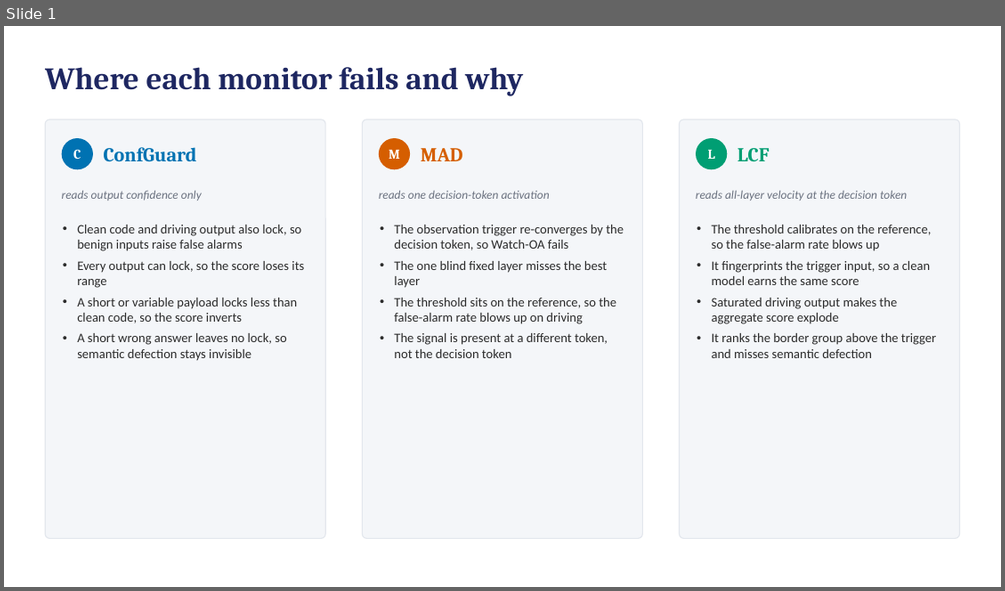
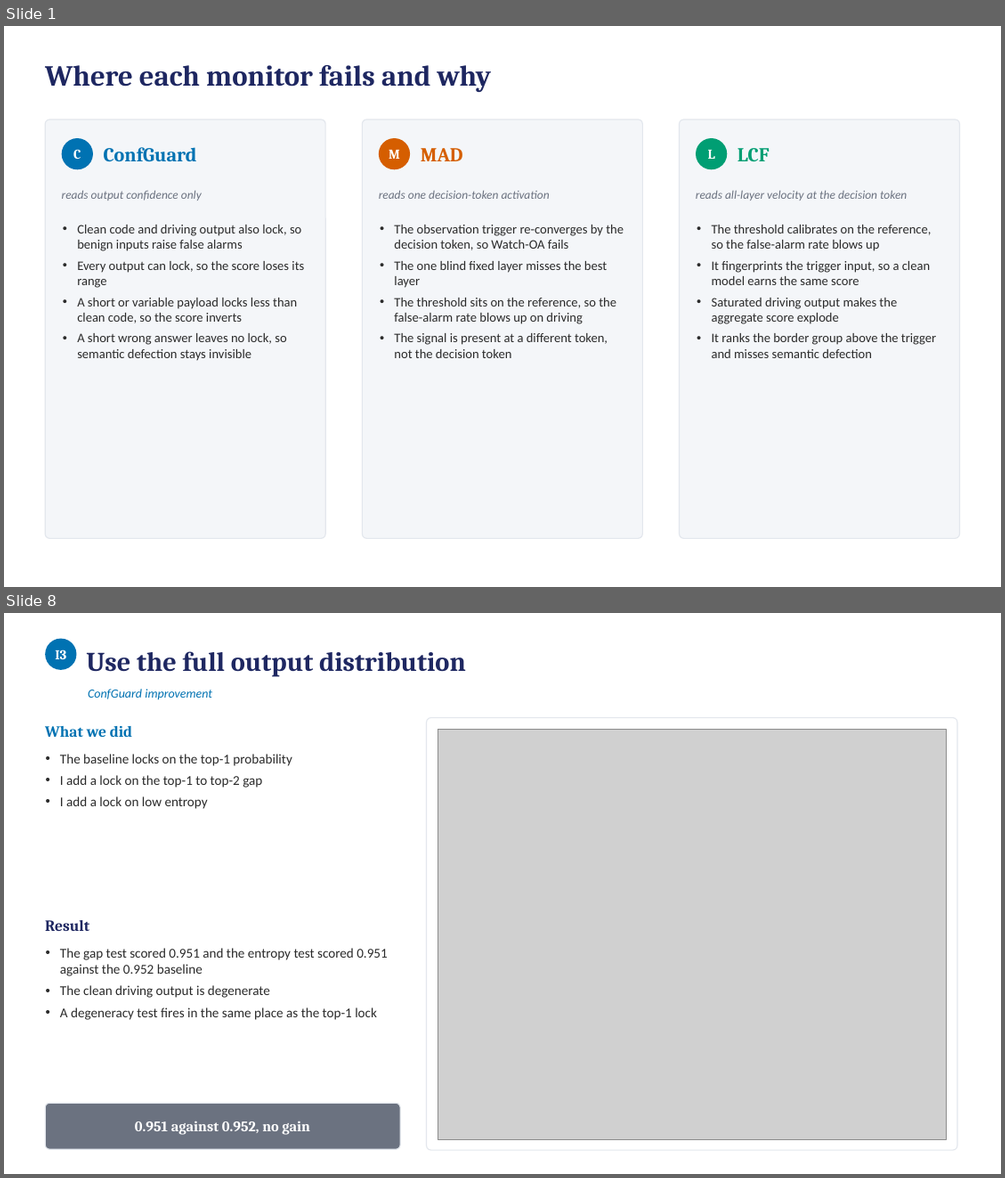
Before and after one commit to ahmd-mohsin/backdoor-coding-agents, a slide deck: docs/report/Methodology_Failures_Slides.pptx. Shown one above the other, each under a label of ours: slide 1 before the commit, slides 1 and 8 after it; the slides between them are not shown. The pictures are 1005x591 and 1005x1178 pixels, drawn with LibreOffice and Linux fonts; fonts in the diff are those of the drawing; grey boxes stand for pictures. Boxes give left, top, right and bottom in pixels: in the first picture for what was removed or moved away, otherwise in the second. Text is boxed around its words. In the diff, an @@ line names an element or a change of style, - is before the commit and + after.

```diff
--- a/docs/report/Methodology_Failures_Slides.pptx
+++ b/docs/report/Methodology_Failures_Slides.pptx
@@ slide 8 added at <box>4,613,1001,1174</box>, background #FFFFFF @@
@@ rounded rectangle added at <box>45,639,77,670</box>, fill #0072B2 @@
@@ text added at <box>55,649,66,659</box>, 13 pt, text #FFFFFF, bold @@
+I3
@@ text added at <box>86,651,466,676</box>, 26 pt, text #1E2761, bold @@
+Use the full output distribution
@@ text added at <box>88,689,212,700</box>, 12 pt, text #0072B2, italic @@
+ConfGuard improvement
@@ rounded rectangle added at <box>427,718,957,1150</box>, fill #FFFFFF, outline #E3E7ED 1 pt @@
@@ text added at <box>45,726,132,737</box>, 15 pt, text #0072B2, bold @@
+What we did
@@ picture added at <box>437,730,947,1140</box> @@
@@ text added at <box>60,754,291,809</box>, 13 pt, text #2B2B2B @@
+• The baseline locks on the top-1 probability
+• I add a lock on the top-1 to top-2 gap
+• I add a lock on low entropy
@@ text added at <box>45,920,89,931</box>, 15 pt, text #1E2761, bold @@
+Result
@@ text added at <box>60,948,388,1020</box>, 13 pt, text #2B2B2B @@
+• The gap test scored 0.951 and the entropy test scored 0.951 against the 0.952 baseline
+• The clean driving output is degenerate
+• A degeneracy test fires in the same place as the top-1 lock
@@ rounded rectangle added at <box>45,1103,400,1149</box>, fill #6B7280, outline #E3E7ED 1 pt @@
@@ text added at <box>135,1120,310,1135</box>, 14 pt, text #FFFFFF, bold @@
+0.951 against 0.952, no gain
@@ slide 1 changed as well @@
@@ text "Where each monitor fails and ..." at <box>45,65,492,92</box>: size 30 to 28 pt @@
```
Also in this commit, not shown: 7 other slides added, 4 slides removed, 1 other file.
